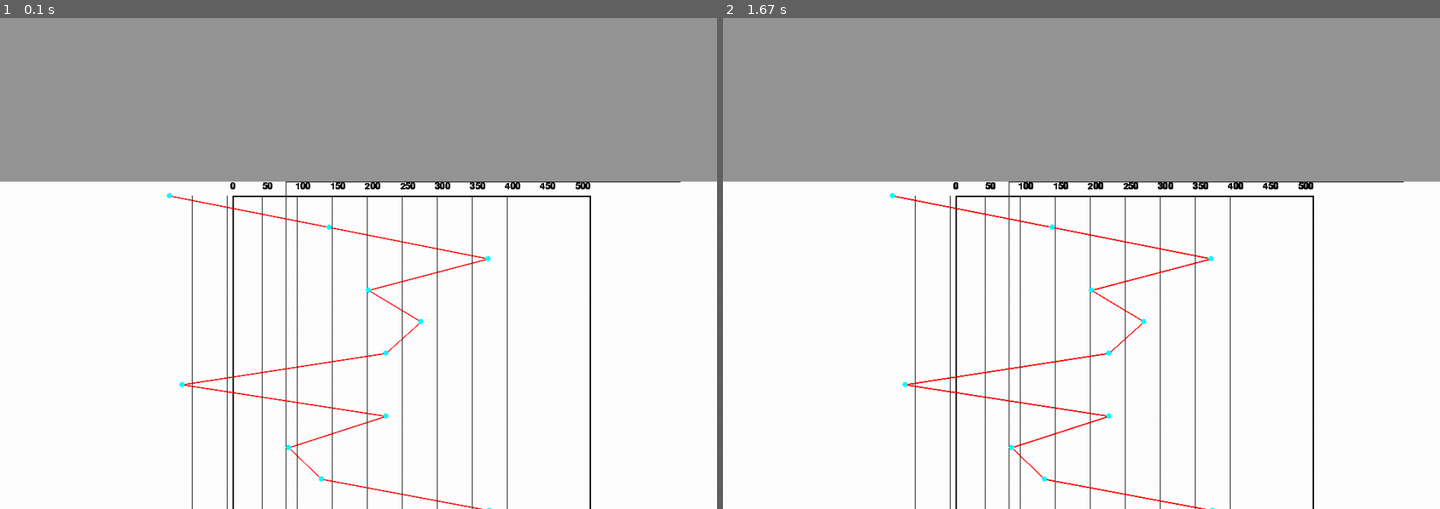
Above: before the commit, frames 1-2 (left to right).
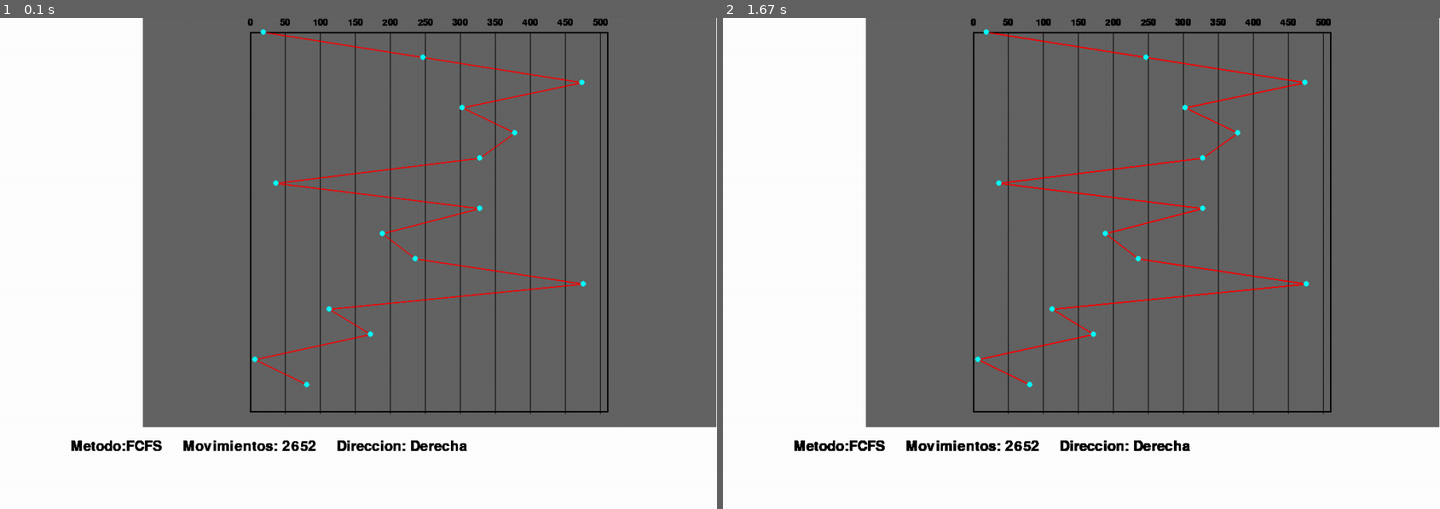
Above: after the commit, the same moments.

Repository: farfanoide/simuladorHDD
Game: pygame game, started from classTest.py
The game is run twice, just before and just after one commit, with the same random seed, the same clock (stepped at 60 frames per second) and the same inputs. The source is Python 2; it was converted automatically to run under Python 3.
Inputs (mouse positions are in pixels of both pictures, inside the frame that each line leads up to):
- Up to frame 1 (0.1 s): no input
- Up to frame 2 (1.67 s): click (1081, 263) at 0.38 s; click (859, 189) at 0.77 s; click (895, 81) at 1.15 s; click (1088, 317) at 1.62 s

The runs differ from the first frame. In frame 1, 74% of the frame differs, in the area x 0-100%, y 0-100%; in frame 2, 74%.

Commit message:
minor issues fixed

Diff:
--- a/classTest.py
+++ b/classTest.py
@@ -25,6 +25,7 @@
 
 #creamos superficie grafico
 g = ScreenAlgorithms((1024,702),black,lote)
+screen.blit(g.graphic_screen,(0,0))
 # g.print_leyends('SSTF','345', True)
 # g.print_graphic()
 # g.print_reqs_attended()
@@ -55,7 +56,7 @@
             # print button2.executeAction()
 
 
-        screen.blit(g.graphic_screen,(0,234))
+        screen.blit(g.graphic_screen,(0,0))
         pygame.display.flip()
         if event.type == pygame.QUIT:
             run = False
--- a/gui/graphic.py
+++ b/gui/graphic.py
@@ -15,21 +15,21 @@
         self.graphic_sfc = pygame.Surface((self.width, self.height))
         self.graphic_sfc.fill(bkg_colour)
 		#just for debuggin purpose. Uncoment to see the size of the surface
-        pygame.draw.rect(self.graphic_sfc,(0,0,0),rect,1)
+        #pygame.draw.rect(self.graphic_sfc,(0,0,0),rect,1)
 
     def draw_grid(self, graph_width, hspacing=0, vspacing=0, gridColour=(0, 0, 0), center = True):
         # if Center = True grid will be x centered
         if center:
         	x_coor = (self.width - graph_width) / 2
         rect = (x_coor, self.padding, graph_width,
-                self.height - self.padding - 1)
+                self.height - 2 * self.padding - 1)
         # Let's draw the contour of the graphic
         pygame.draw.rect(self.graphic_sfc, gridColour, rect, 2)
         # Now the horizontal lines
         if hspacing:
             for i in range(hspacing, graph_width, hspacing):
                 pygame.draw.aaline(self.graphic_sfc, gridColour, (
-                    i + self.padding, self.padding), (i + self.padding, rect[3] + self.padding))
+                    i + x_coor, self.padding), (i + x_coor, self.height - self.padding))
         # Finally vertical lines
         if vspacing:
             for i in range(vspacing, graph_width, vspacing):
--- a/gui/screen_algorithms.py
+++ b/gui/screen_algorithms.py
@@ -15,7 +15,7 @@
         self.graphic_screen = pygame.Surface(size)
         self.graphic_screen.fill(bkg_colour)
         self.bkg_colour = bkg_colour
-        self.graphic = Graphic((int(self.width*1/5), 0, int(self.width*3/4), int(self.height)), self.bkg_colour)
+        self.graphic = Graphic((int(self.width*1/5), 0, int(self.width*4/5), int(self.height*5/6)), (100,100,100))
         self.simulation = simulation
         # just for debuggin purpose. Uncoment to see the size of the surface
         #pygame.draw.rect(self.graphic_screen,(0,0,0),(0,0,self.size[0],self.size[1]),1)
@@ -24,12 +24,12 @@
         reqs_quantity = len(requirements)
         print requirements
         # height of the graphic
-        y_axis =self.graphic.height - self.graphic.padding
+        y_axis =self.graphic.height - 2* self.graphic.padding
         step = int(y_axis / reqs_quantity)
         coordinates = []
         i = self.graphic.padding
         for element in requirements:
-            coordinate = (element + self.graphic.padding, i)
+            coordinate = ((element + (self.graphic.width - self.simulation.max_tracks+1)/2)  , i)
             i += step
             coordinates.append(coordinate)
         return coordinates
